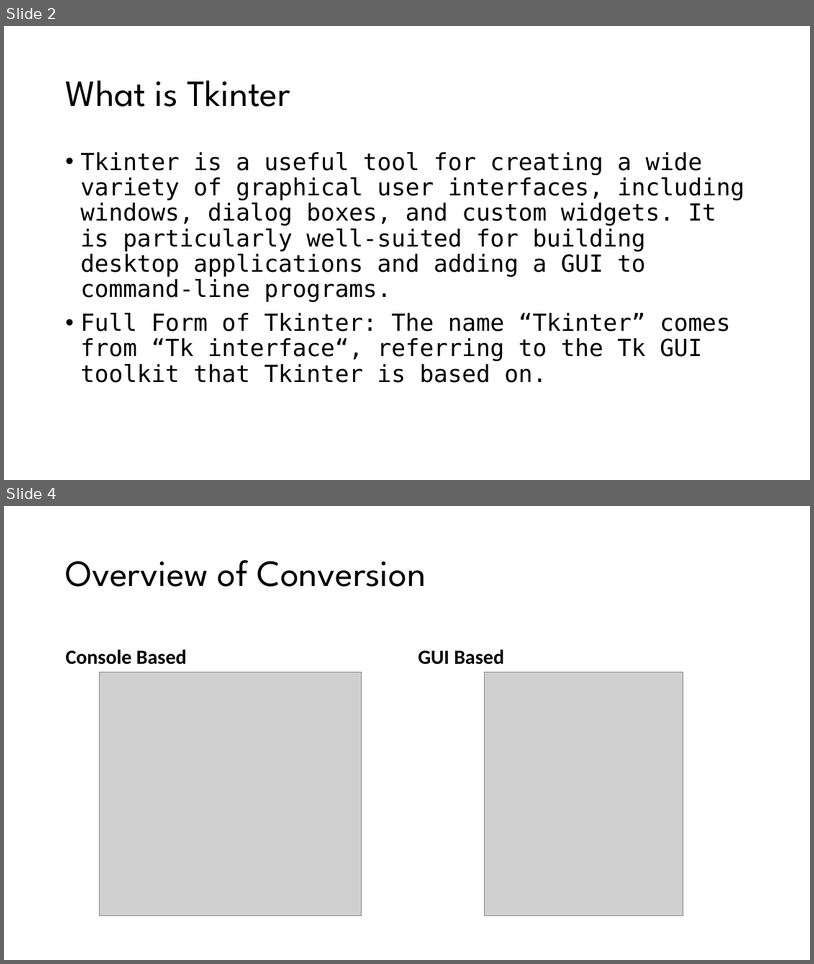
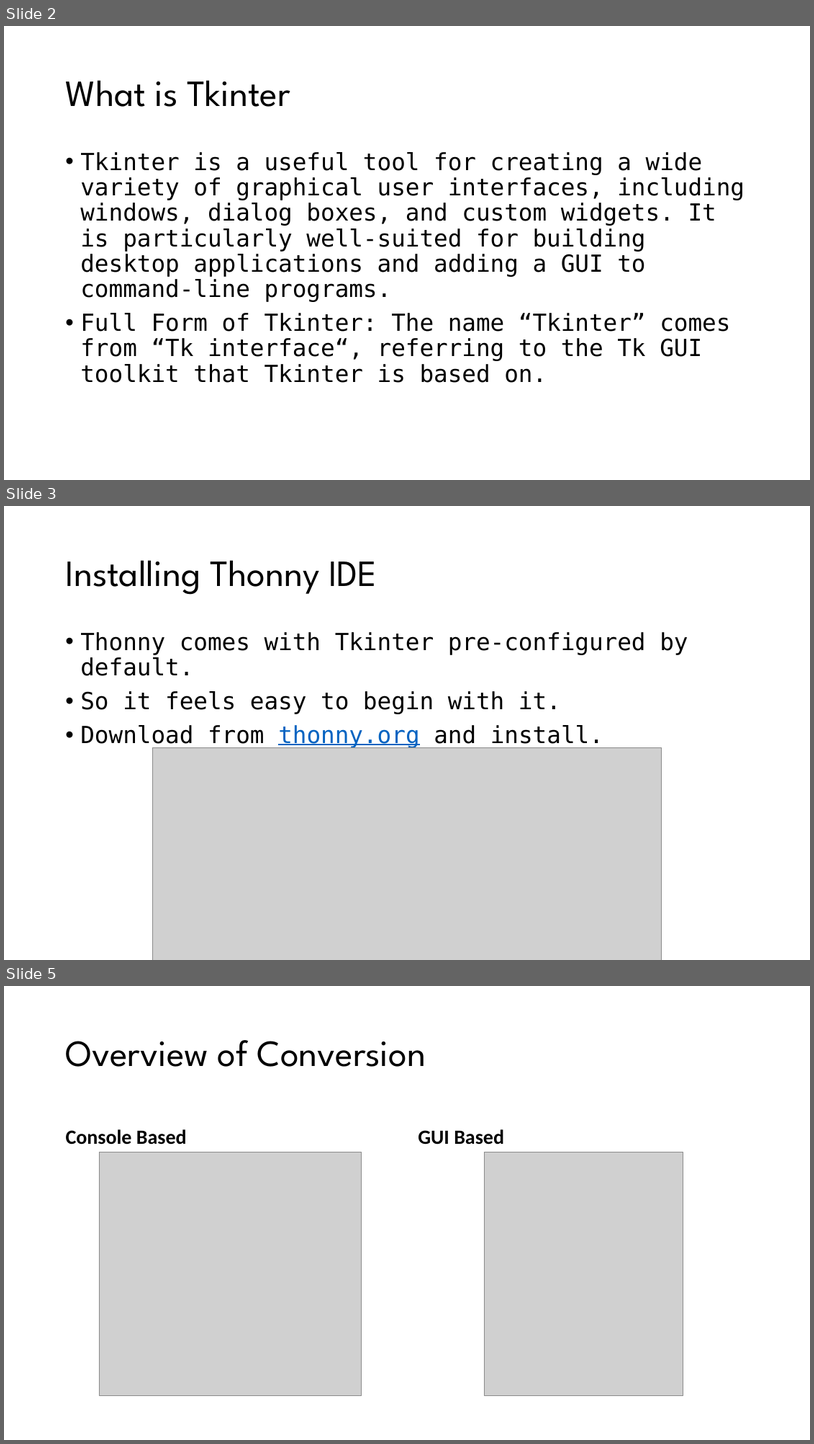
Before and after one commit to RKS200/Grade-Predictor, a slide deck: presentation.pptx. Shown one above the other, each under a label of ours: slides 2 and 4 before the commit, slides 2, 3 and 5 after it; the slides between them are not shown. The pictures are 814x964 and 814x1444 pixels, drawn with LibreOffice and Linux fonts; fonts in the diff are those of the drawing; grey boxes stand for pictures. Boxes give left, top, right and bottom in pixels: in the first picture for what was removed or moved away, otherwise in the second. Text is boxed around its words. In the diff, an @@ line names an element or a change of style, - is before the commit and + after.

```diff
--- a/presentation.pptx
+++ b/presentation.pptx
@@ slide 3 added at box(4, 506, 810, 960), background #FFFFFF @@
@@ title added at box(65, 560, 378, 595), 44 pt, text #000000 @@
+Installing Thonny IDE
@@ text added at box(80, 632, 688, 748), 28 pt, text #000000 @@
+• Thonny comes with Tkinter pre-configured by default.
+• So it feels easy to begin with it.
+• Download from thonny.org and install.
@@ picture added at box(152, 748, 662, 960) @@
@@ what was slide 4 is now slide 5 @@
```
Also in this commit, not shown: 23 other slides added, 1 slide removed.
